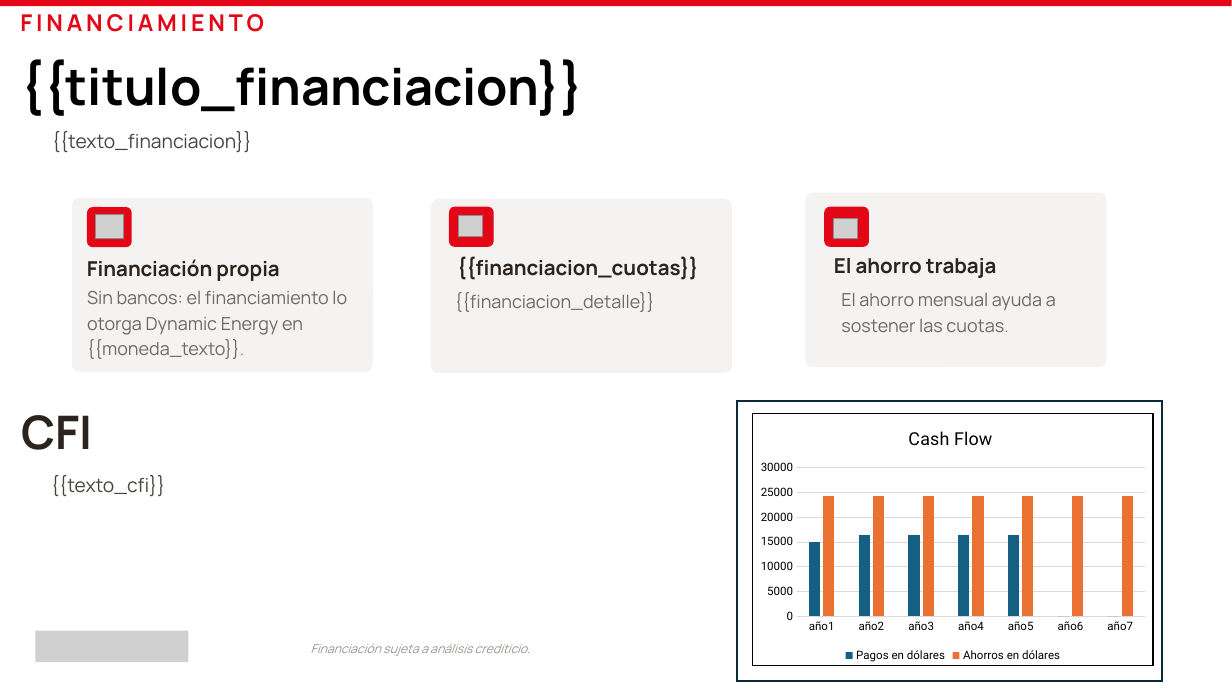
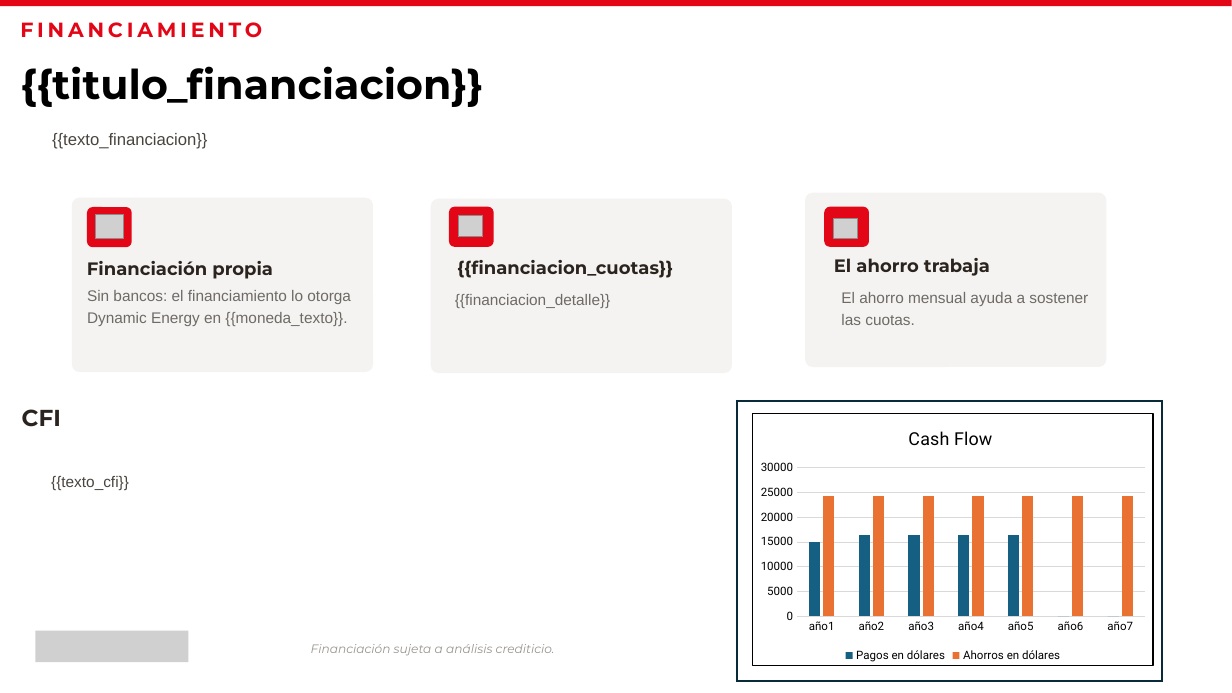
Before and after one commit to stchigel/estudio-de-prefactibilidad-dynamic, a slide deck: slide 10 of backend/exportes/plantillas/prefactibilidad.pptx. Drawn at 1232x693 pixels with LibreOffice and Linux fonts; fonts in the diff are those of the drawing; grey boxes stand for pictures. Boxes give left, top, right and bottom in pixels: in the first picture for what was removed or moved away, otherwise in the second. Text is boxed around its words. In the diff, an @@ line names an element or a change of style, - is before the commit and + after.

```diff
--- a/backend/exportes/plantillas/prefactibilidad.pptx
+++ b/backend/exportes/plantillas/prefactibilidad.pptx
@@ title "FINANCIAMIENTO {{titulo_financiacion}}" at (20,22,483,107): size 18 to 16 pt in "FINANCIAMIENTO"; size 39.6 to 32 pt in "{{titulo_financiacion}}"; font Manrope to Montserrat @@
@@ text "{{texto_financiacion}}" at (52,133,207,149): size 15 to 13 pt, font Manrope to Arial @@
@@ size 16 to 14 pt, font Manrope to Montserrat in 3 elements at (87,261,273,279), (457,260,673,278), (834,258,990,276) @@
@@ size 14 to 12 pt, font Manrope to Arial in 3 elements at (455,294,611,308), (841,292,1088,325), (87,290,351,326) @@
@@ text "CFI" at (22,409,61,427): size 36 to 18 pt, font Manrope to Montserrat @@
@@ text "{{texto_cfi}}" at (51,476,129,490): size 15 to 12 pt, font Manrope to Arial @@
@@ text "Financiación sujeta a análisis crediticio." at (311,644,555,655): font Manrope to Montserrat @@
```
Also in this commit, not shown: 15 other slides changed, 3 other files.
